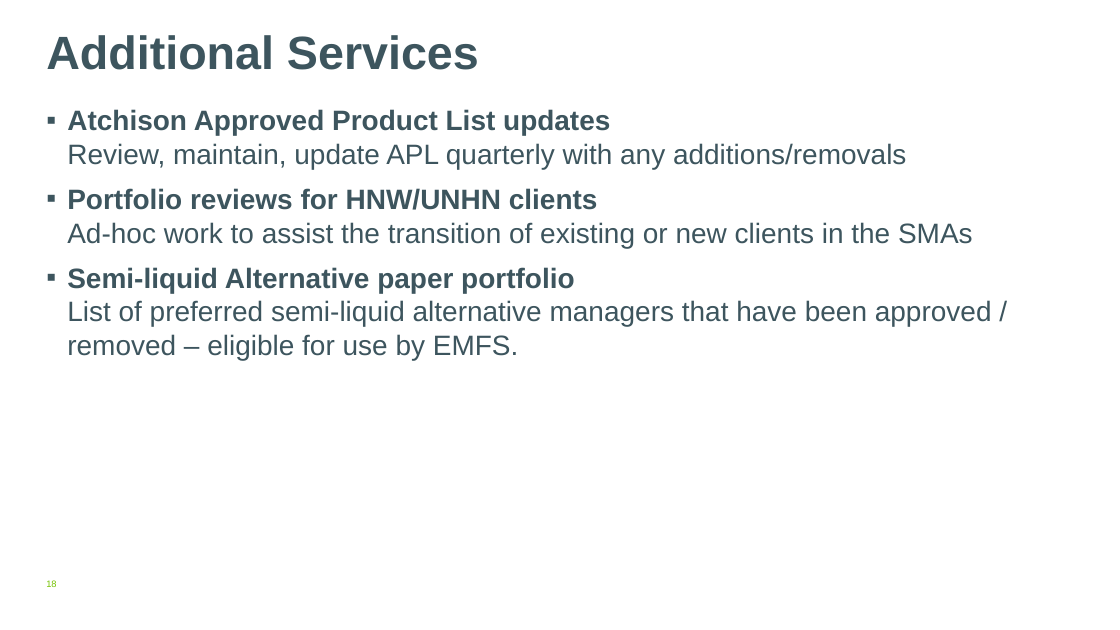
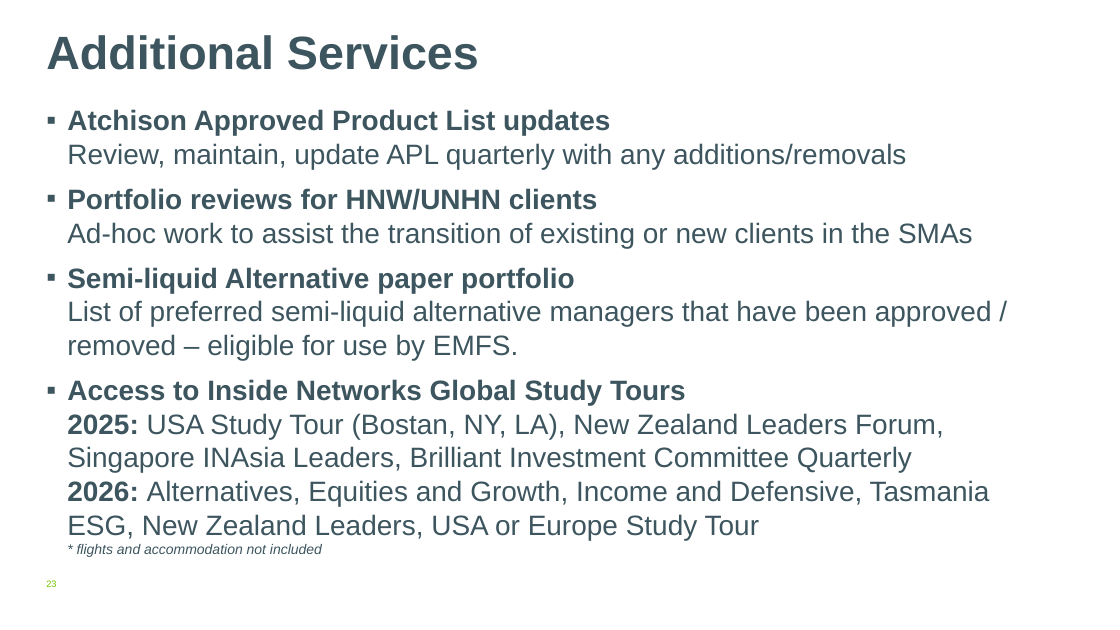
Before and after one commit to AtchisonClients/atchisonclients.github.io, a slide deck: slide 23 of assetsHTML/EMFS/EMFS-Atchison.pptx (slide 18 before the commit). Drawn at 1120x630 pixels with LibreOffice and Linux fonts; fonts in the diff are those of the drawing; background and template pictures are left out. Boxes give left, top, right and bottom in pixels: in the first picture for what was removed or moved away, otherwise in the second. Text is boxed around its words. In the diff, an @@ line names an element or a change of style, - is before the commit and + after.

```diff
--- a/assetsHTML/EMFS/EMFS-Atchison.pptx
+++ b/assetsHTML/EMFS/EMFS-Atchison.pptx
@@ text at box(67, 379, 990, 557): paragraph added @@
+▪ Access to Inside Networks Global Study Tours
+  2025: USA Study Tour (Bostan, NY, LA), New Zealand Leaders Forum, Singapore INAsia Leaders, Brilliant Investment Committee Quarterly
+  2026: Alternatives, Equities and Growth, Income and Defensive, Tasmania ESG, New Zealand Leaders, USA or Europe Study Tour
+  * flights and accommodation not included
@@ page number at box(46, 580, 56, 587): text changed @@
-18
+23
```
Also in this commit, not shown: 8 other slides changed, 5 slides added.
